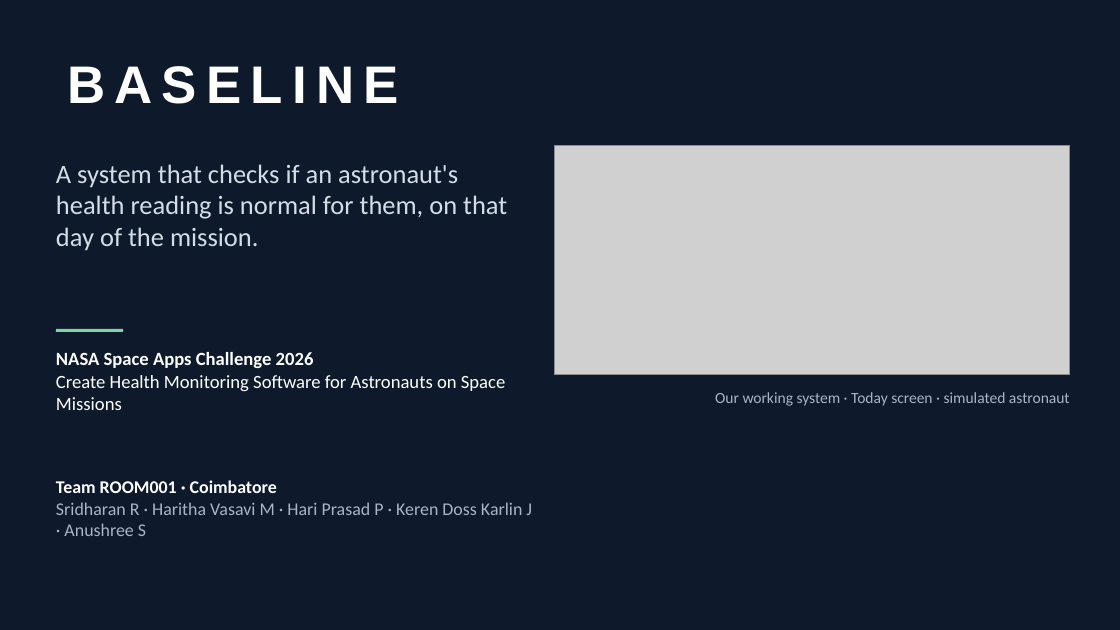
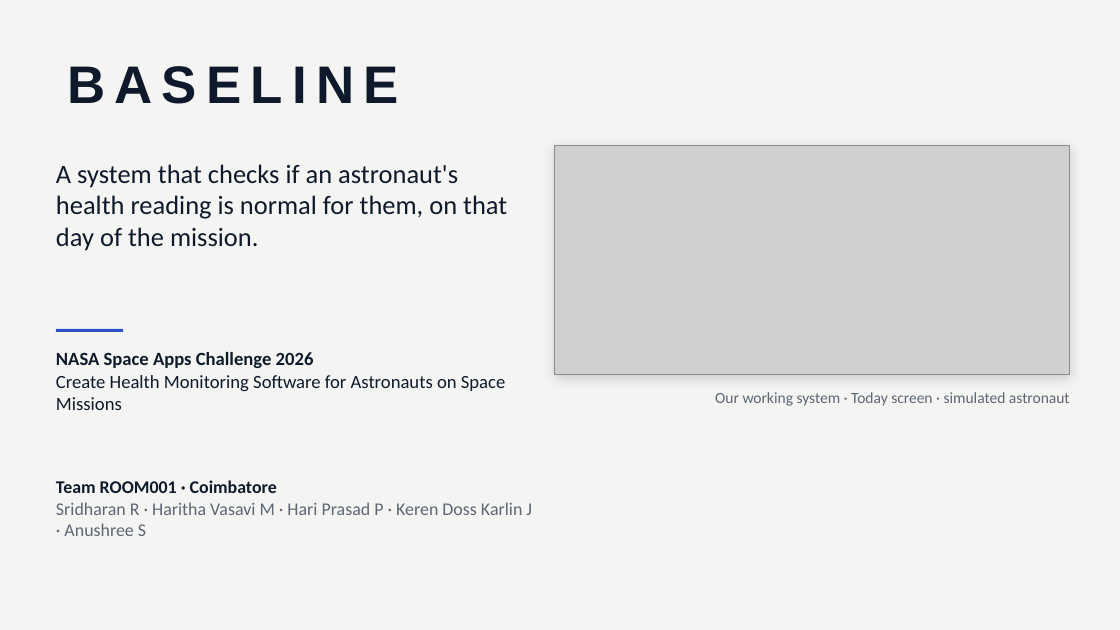
Before and after one commit to sridharan-71/baseline-space-health, a slide deck: slide 1 of presentation/BASELINE_simple.pptx. Drawn at 1120x630 pixels with LibreOffice and Linux fonts; fonts in the diff are those of the drawing; grey boxes stand for pictures. Boxes give left, top, right and bottom in pixels: in the first picture for what was removed or moved away, otherwise in the second. Text is boxed around its words. In the diff, an @@ line names an element or a change of style, - is before the commit and + after.

```diff
--- a/presentation/BASELINE_simple.pptx
+++ b/presentation/BASELINE_simple.pptx
@@ background #0E1A2B to #F4F5F2 @@
@@ title "BASELINE" at [67, 66, 399, 104]: text colour #FFFFFF to #0E1A2B @@
@@ text "A system that checks if ..." at [56, 164, 507, 251]: text colour #D5DCE6 to #0E1A2B @@
@@ text "NASA Space Apps Challenge 2026" at [56, 352, 505, 410]: text colour #FFFFFF to #0E1A2B @@
@@ line (56, 330) - (123, 330): stroke #7FD1A8 2 pt to #2B50C8 2 pt @@
@@ text "Our working system · Today ..." at [715, 392, 1070, 406]: text colour #A9B4C4 to #5D6673 @@
@@ text "Team ROOM001 · Coimbatore" at [56, 480, 532, 536]: text colour #FFFFFF to #0E1A2B in "Team ROOM001 · Coimbatore"; text colour #A9B4C4 to #5D6673 in "Sridharan R · Haritha Vasavi M · ..." @@
```
Also in this commit, not shown: 1 other slide changed, 1 other file.
